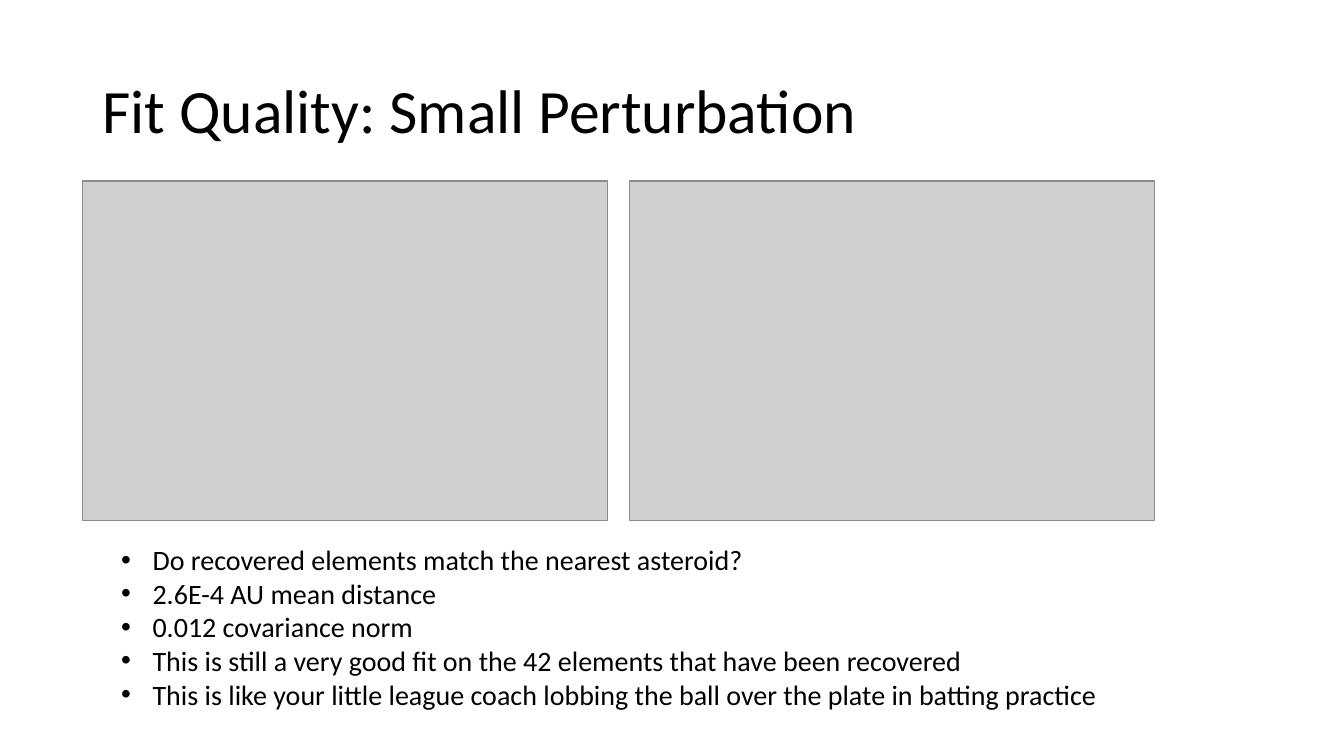
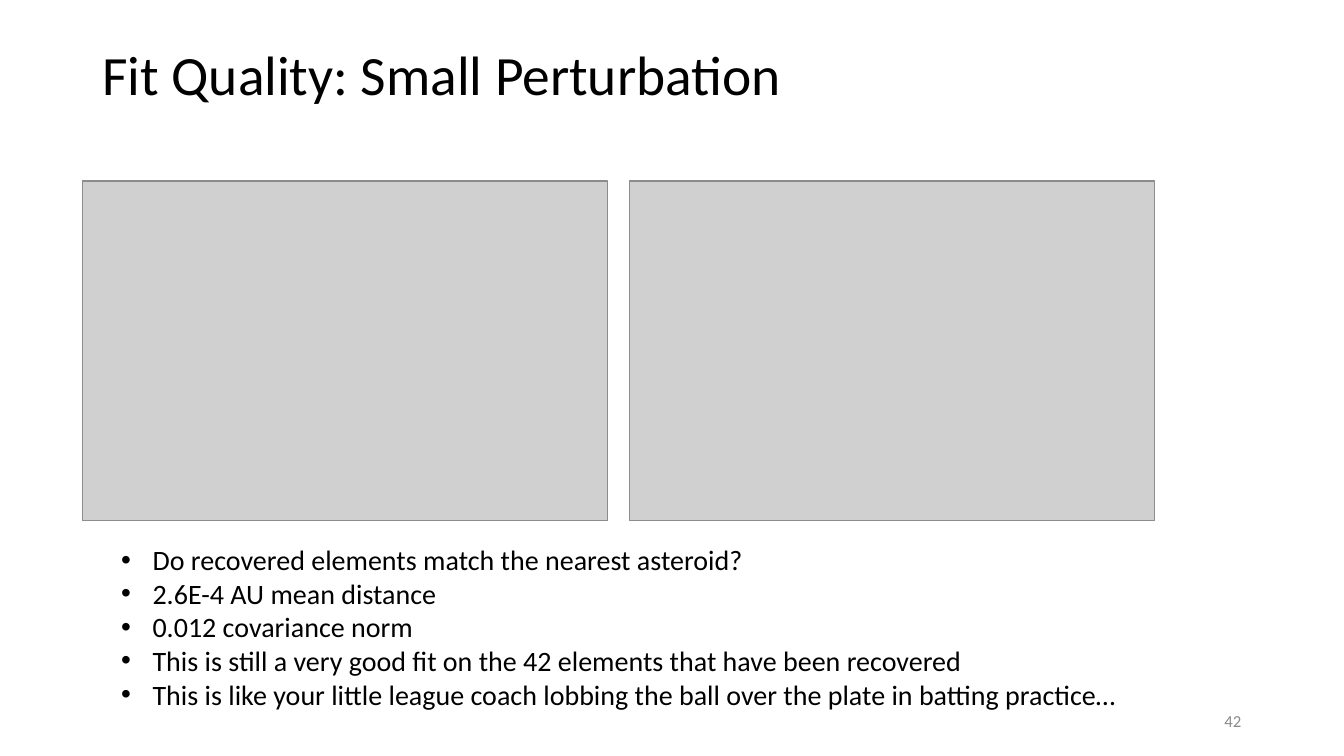
Before and after one commit to memanuel/kepler-sieve, a slide deck: slide 42 of thesis/kepler-sieve-slides.pptx. Drawn at 1344x756 pixels with LibreOffice and Linux fonts; fonts in the diff are those of the drawing; grey boxes stand for pictures. Boxes give left, top, right and bottom in pixels: in the first picture for what was removed or moved away, otherwise in the second. Text is boxed around its words. In the diff, an @@ line names an element or a change of style, - is before the commit and + after.

```diff
--- a/thesis/kepler-sieve-slides.pptx
+++ b/thesis/kepler-sieve-slides.pptx
@@ title "Fit Quality: Small Perturbation" at [102, 56, 781, 104]: size 44 to 39.6 pt @@
@@ text at [153, 685, 1115, 710]: text changed @@
-• This is like your little league coach lobbing the ball over the plate in batting practice
+• This is like your little league coach lobbing the ball over the plate in batting practice…
@@ page number added at [1224, 716, 1241, 727], 12 pt, text #8C8C8C @@
+42
```
Also in this commit, not shown: 51 other slides changed, 3 other files.
